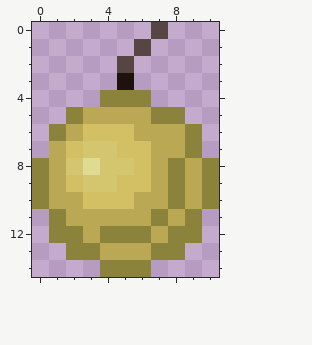
Pixel-art sprite, stored at Items/Weapons/Throw/SandBomb.png. Above is the file before it was changed.
The file is 22x30 pixels, drawn in blocks of 2x2; one block is one cell here.
Now the later version:
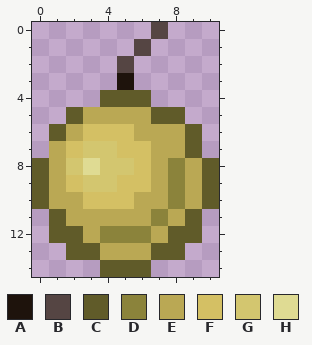
Palette (. is transparent): A #1e130c  B #554543  C #605b29  D #8b833b  E #baa854  F #d4c064  G #d3c66f  H #dfdb93
The exact change:
@@ x 0..10 @@
  3 .....A.....
- 4 ....DDD....
- 5 ..DEEEEDD..
- 6 .DEFFFEEED.
- 7 .EFGGFFEED.
- 8 DEGHGGFEDED
- 9 DEFGGFFEDED
-10 DEEFFFEEDED
-11 .DEEEEEDED.
-12 .DDEDDDEDD.
-13 ..DDEEEDD..
-14 ....DDD....
+ 4 ....CCC....
+ 5 ..CEEEECC..
+ 6 .CEFFFEEEC.
+ 7 .EFGGFFEEC.
+ 8 CEGHGGFEDEC
+ 9 CEFGGFFEDEC
+10 CEEFFFEEDEC
+11 .CEEEEEDEC.
+12 .CCEDDDECC.
+13 ..CCEEECC..
+14 ....CCC....
